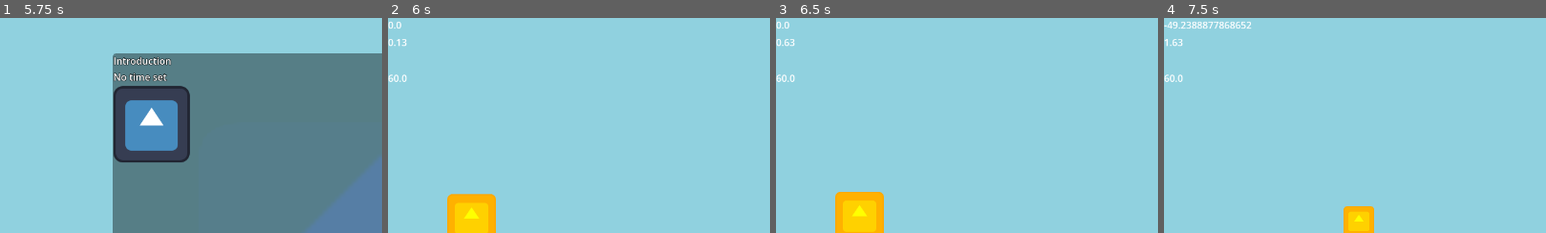
Above: before the commit, frames 1-4 (left to right).
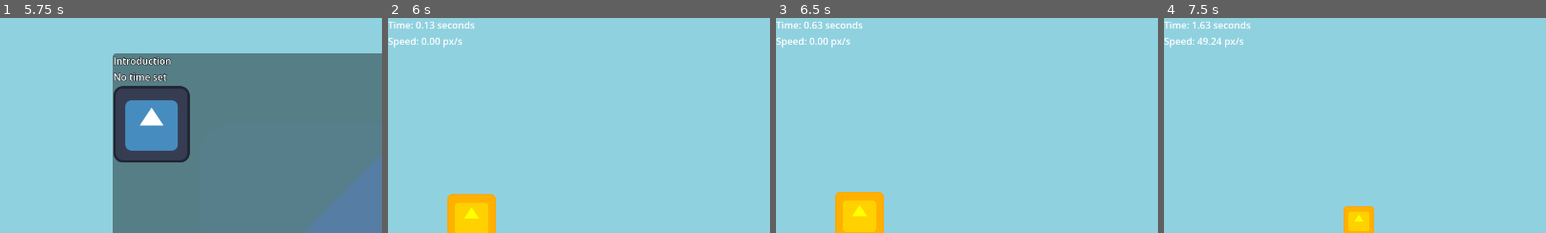
Above: after the commit, the same moments.

Repository: Penguinja8/godot-icon-game
Game: Godot game, scene res://main/splash_screen.tscn
Same seed, same stepped clock (60 frames per second), same inputs: the game is played once before the commit and once after it. The engine's default icon, where the game draws it, is replaced by a stand-in: a white triangle on a blue panel in a dark square.
Inputs (mouse positions are % of the whole screen's width and height, from its top left):
- Up to frame 1 (5.75 s): tap Enter at 0.5 s; hold Tab (zoom_out) 0.53-1.28 s; hold D (right) 0.53-2.03 s; tap Space (jump) at 0.77, 1.52, 3.02, 3.77, 4.52 s; tap Tab (zoom_out) at 1.35, 2.85, 4.35 s; hold A (left) 2.03-2.78 s; hold Tab (zoom_out) 2.03-2.78 s; hold D (right) 2.78-4.28 s; tap R (ResetLevel) at 3.5, 4.25 s; hold Tab (zoom_out) 3.53-4.28 s; hold A (left) 4.28-5 s; click (50, 50) at 5 s
- Up to frame 2 (6 s): click (20, 25) at 5.77 s
- Up to frame 3 (6.5 s): no input
- Up to frame 4 (7.5 s): hold D (right) 6.53-7.28 s; hold Tab (zoom_out) 6.53-7.28 s; hold A (left) from 7.28 s (still down); tap Tab (zoom_out) at 7.35 s
The pictures show only the part of the screen within x 0-50%, y 0-50%; the shares and areas given below are measured in that part.

Frame 1 is identical in both runs. In frame 2, 0.8% of the frame differs, in the area x 0-23%, y 1-30%; in frame 3, 0.8%; in frame 4, 0.9%.

Commit message:
oop small hud stuffs

Diff:
--- a/UI/HUD.tscn
+++ b/UI/HUD.tscn
@@ -5,16 +5,12 @@
 [node name="Hud" type="CanvasLayer" unique_id=243792426]
 script = ExtResource("1_yixhe")
 
-[node name="TestSpeed" type="Label" parent="." unique_id=87504647]
+[node name="VBoxContainer" type="VBoxContainer" parent="." unique_id=1175431208]
 offset_right = 40.0
-offset_bottom = 23.0
+offset_bottom = 40.0
 
-[node name="Stopwatch" type="Label" parent="." unique_id=1615123416]
-offset_top = 29.0
-offset_right = 40.0
-offset_bottom = 52.0
+[node name="Stopwatch" type="Label" parent="VBoxContainer" unique_id=1615123416]
+layout_mode = 2
 
-[node name="TestFPS" type="Label" parent="." unique_id=1506152220]
-offset_top = 89.0
-offset_right = 40.0
-offset_bottom = 112.0
+[node name="Speed" type="Label" parent="VBoxContainer" unique_id=87504647]
+layout_mode = 2
--- a/UI/hud.gd
+++ b/UI/hud.gd
@@ -1,6 +1,6 @@
 extends CanvasLayer
 
 func _process(_delta):
-	$TestSpeed.text = str(get_parent().velocity.x)
-	$Stopwatch.text = str(snapped(GameState.level_timer, 0.01))
-	$TestFPS.text = str(Engine.get_frames_per_second())
+	var speed = snapped(abs(get_parent().velocity.x), 0.01)
+	$VBoxContainer/Speed.text = "Speed: " + ("%.2f" % speed) + " px/s"
+	$VBoxContainer/Stopwatch.text = "Time: " + str(snapped(GameState.level_timer, 0.01)) + " seconds"
Not shown, changed: export_presets.cfg
